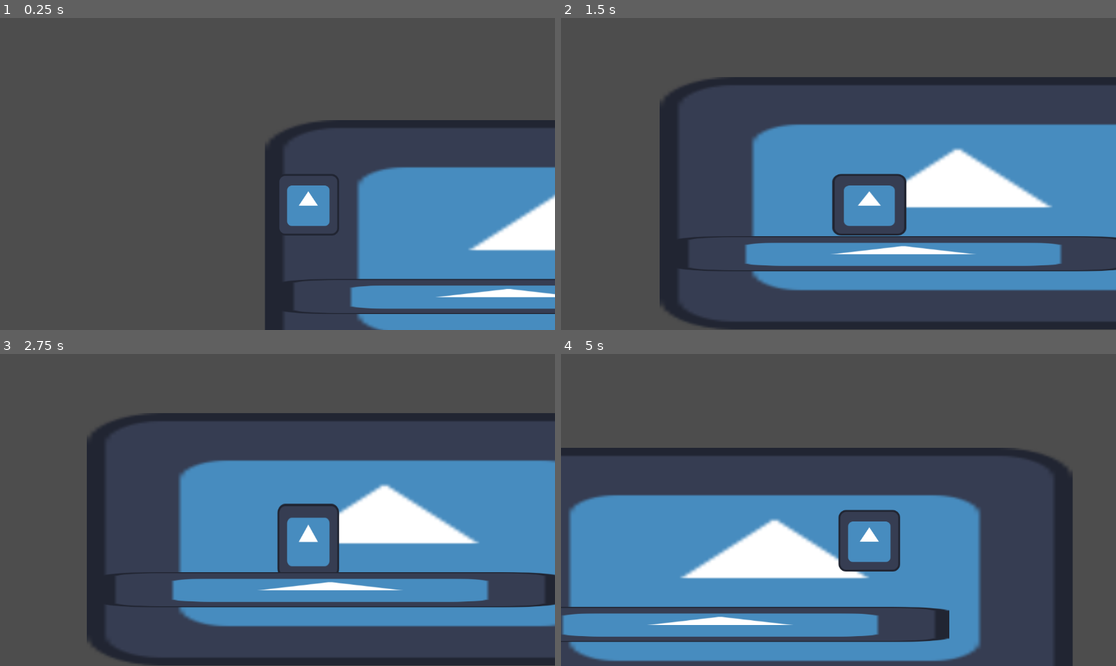
Above: before the commit, frames 1-4 (two rows, left to right).
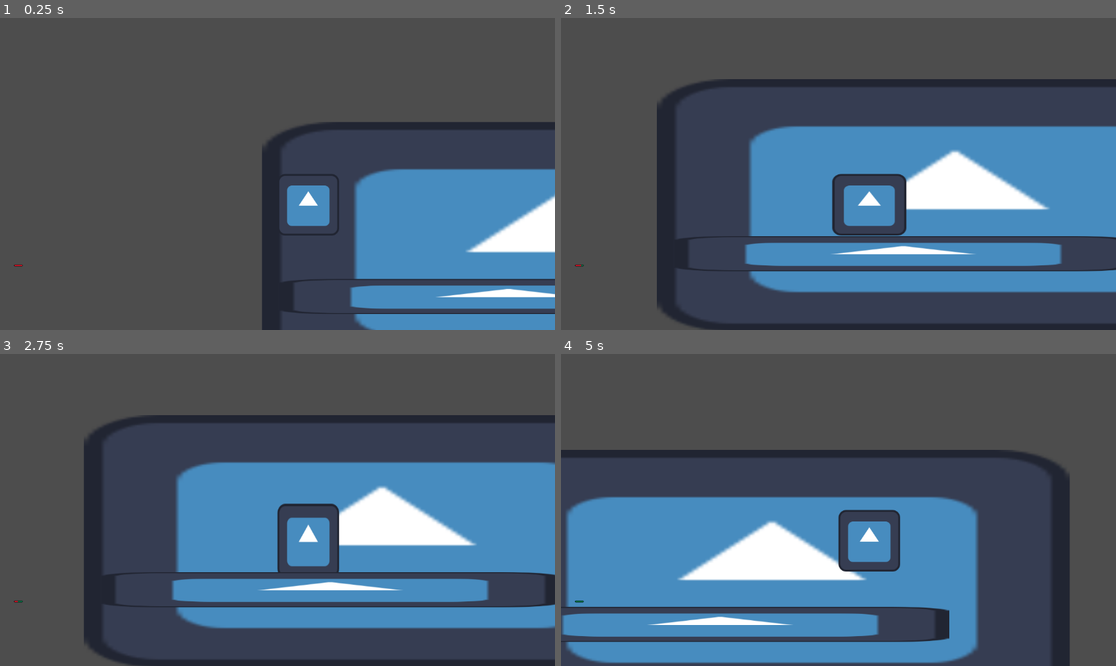
Above: after the commit, the same moments.

Repository: Sakurasv/MiniGame
Game: Godot game, scene res://node_2d.tscn
Same seed, same stepped clock (60 frames per second), same inputs: the game is played once before the commit and once after it. The project has no main scene, so this scene is started directly. The engine's default icon, where the game draws it, is replaced by a stand-in: a white triangle on a blue panel in a dark square.
Inputs (mouse positions are in pixels of both pictures, inside the frame that each line leads up to):
- Up to frame 1 (0.25 s): no input
- Up to frame 2 (1.5 s): tap Enter at 0.5 s; move the mouse to (960, 158) at 0.52 s; hold D (input_right) from 0.53 s (still down); tap Shift (input_dash) at 0.6 s; click (960, 158) at 0.67 s; tap Space (input_jump) at 0.77 s; move the mouse to (727, 189) at 1.27 s; tap F at 1.35 s
- Up to frame 3 (2.75 s): tap Space (input_jump) at 1.52 s; move the mouse to (333, 441) at 2.02 s; release D (input_right) at 2.03 s; hold A (input_left) from 2.03 s (still down); hold E from 2.03 s (still down)
- Up to frame 4 (5 s): move the mouse to (810, 572) at 2.77 s; release A (input_left) at 2.78 s; release E at 2.78 s; hold D (input_right) 2.78-4.28 s; tap Shift (input_dash) at 2.85 s; click (810, 572) at 2.92 s; tap Space (input_jump) at 3.02, 3.77, 4.52 s; move the mouse to (1005, 556) at 3.52 s; hold F 3.53-4.28 s; move the mouse to (672, 463) at 4.27 s; hold A (input_left) from 4.28 s (still down); tap E at 4.35 s

The runs differ from the first frame. In frame 1, 1.6% of the frame differs, in the area x 2-100%, y 32-100%; in frame 2, 3.7%; in frame 3, 3.8%; in frame 4, 4.2%, in the area x 0-93%, y 30-100%.

Commit message:
主角血条

Diff:
--- a/CharacterBody2D.gd
+++ b/CharacterBody2D.gd
@@ -9,6 +9,11 @@
 @export var gravity: float = ProjectSettings.get_setting("physics/2d/default_gravity")
 @export var dash_speed: float = 600.0
 @export var dash_duration: float = 0.2  # 冲刺持续时间，单位：秒
+@export var maxhealth :int= 300
+@onready var currenthealth :int = maxhealth
+
+signal healthChange
+
 
 var can_double_jump: bool = true
 var is_dashing: bool = false
@@ -46,6 +51,11 @@
 		handle_input()
 		apply_gravity()
 	move_and_slide()
+
+	#造成伤害
+	currenthealth -= 1
+	#伤害信号
+	healthChange.emit()
 
 func handle_input():
 	var direction = 0.0
--- /dev/null
+++ b/Scripts/ProgressBar.gd
@@ -0,0 +1,11 @@
+extends TextureProgressBar
+
+@export var player :CharacterBody2D
+
+func  _ready():
+	player.healthChange.connect(update)
+	update()
+
+
+func update():
+	value = player.currenthealth * 100 / player.maxhealth
--- a/node_2d.tscn
+++ b/node_2d.tscn
@@ -1,9 +1,12 @@
-[gd_scene load_steps=7 format=3 uid="uid://cdo5f61l702yx"]
+[gd_scene load_steps=10 format=3 uid="uid://cdo5f61l702yx"]
 
 [ext_resource type="Script" path="res://CharacterBody2D.gd" id="1_4dktf"]
 [ext_resource type="Texture2D" uid="uid://dkx0b6sbbw1u4" path="res://icon.svg" id="1_yuv6h"]
 [ext_resource type="Script" path="res://Scripts/CameraController.gd" id="3_tvw66"]
 [ext_resource type="AudioStream" uid="uid://bw6u6xjuyau4c" path="res://addin/beat/lumine.mp3" id="4_ptrg1"]
+[ext_resource type="Script" path="res://Scripts/ProgressBar.gd" id="5_32hmi"]
+[ext_resource type="Texture2D" uid="uid://b74ysu513d4cf" path="res://Art/life_bar_bg.png" id="6_siote"]
+[ext_resource type="Texture2D" uid="uid://cvxpxm74on603" path="res://Art/life_bar.png" id="7_m5ejq"]
 
 [sub_resource type="RectangleShape2D" id="RectangleShape2D_ep426"]
 size = Vector2(128, 128)
@@ -12,12 +15,6 @@
 size = Vector2(955, 72)
 
 [node name="Main" type="Node2D"]
-
-[node name="BackGround" type="Sprite2D" parent="."]
-z_index = -1
-position = Vector2(592.5, 216)
-scale = Vector2(9.66406, 4.09375)
-texture = ExtResource("1_yuv6h")
 
 [node name="CharacterBody2D" type="CharacterBody2D" parent="."]
 script = ExtResource("1_4dktf")
@@ -47,3 +44,27 @@
 [node name="AudioStreamPlayer" type="AudioStreamPlayer" parent="."]
 stream = ExtResource("4_ptrg1")
 autoplay = true
+
+[node name="BackGround" type="Sprite2D" parent="."]
+z_index = -1
+position = Vector2(587, 220)
+scale = Vector2(9.66406, 4.09375)
+texture = ExtResource("1_yuv6h")
+
+[node name="CanvasLayer" type="CanvasLayer" parent="."]
+
+[node name="TextureProgressBar" type="TextureProgressBar" parent="CanvasLayer" node_paths=PackedStringArray("player")]
+anchors_preset = 2
+anchor_top = 1.0
+anchor_bottom = 1.0
+offset_left = 29.0
+offset_top = -136.0
+offset_right = 47.0
+offset_bottom = -132.0
+grow_vertical = 0
+texture_under = ExtResource("6_siote")
+texture_progress = ExtResource("7_m5ejq")
+tint_under = Color(0.0705882, 1, 0.721569, 1)
+tint_progress = Color(1, 0.37143, 0.509107, 1)
+script = ExtResource("5_32hmi")
+player = NodePath("../../CharacterBody2D")
Binary file added: Art/life_bar.png
Not shown, added: Art/life_bar.png.import
Binary file added: Art/life_bar_bg.png
Not shown, added: Art/life_bar_bg.png.import
